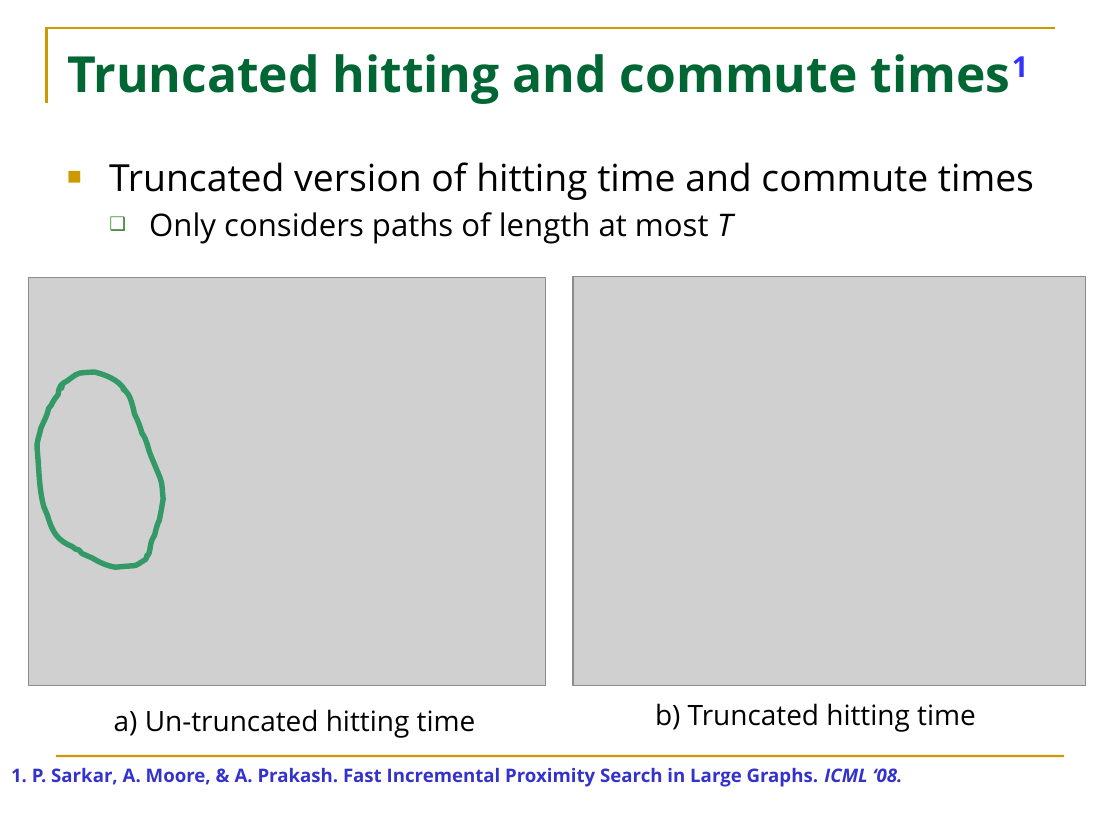
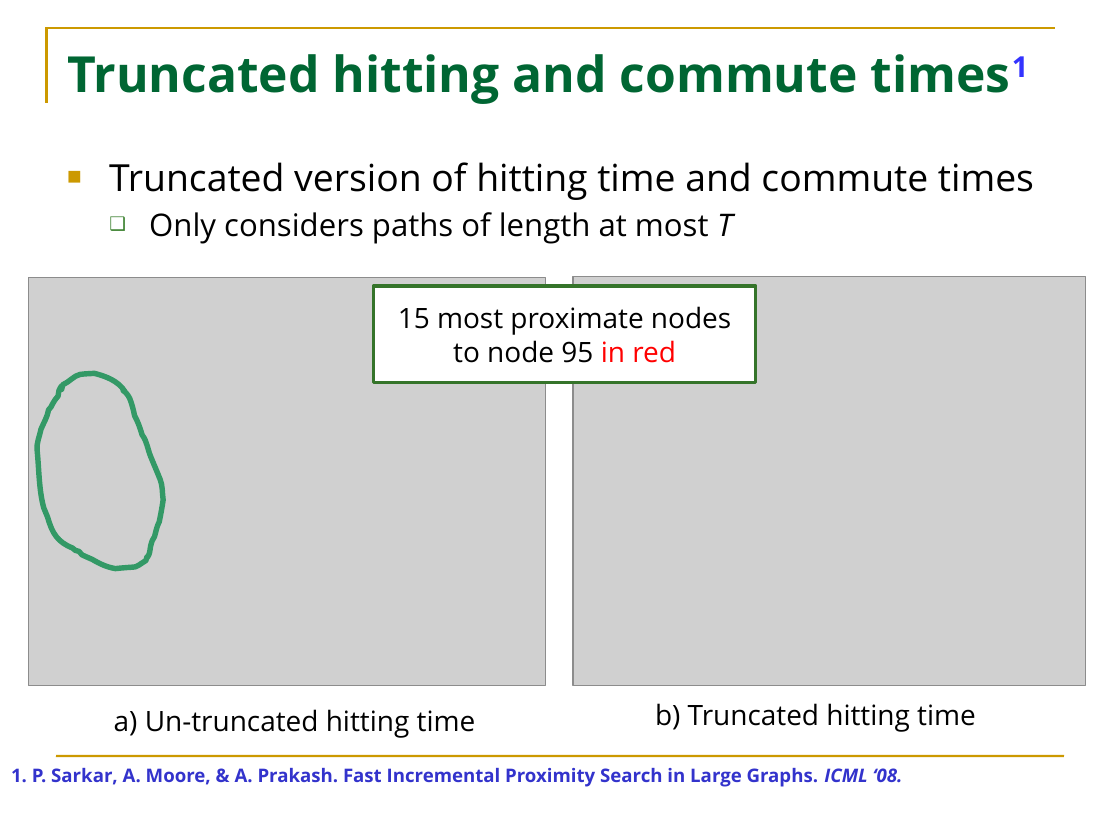
Before and after one commit to HuanSGT/rw-dir-prox, a slide deck: slide 7 of Random Walk based Proximity Measures in Directed Graphs.pptx. Drawn at 1120x840 pixels with LibreOffice and Linux fonts; fonts in the diff are those of the drawing; grey boxes stand for pictures. Boxes give left, top, right and bottom in pixels: in the first picture for what was removed or moved away, otherwise in the second. Text is boxed around its words. In the diff, an @@ line names an element or a change of style, - is before the commit and + after.

```diff
--- a/Random Walk based Proximity Measures in Directed Graphs.pptx
+++ b/Random Walk based Proximity Measures in Directed Graphs.pptx
@@ rectangle added at [373,286,756,382], fill #FFFFFF, outline #35742A 2 pt, 18 pt, text #000000 @@
+15 most proximate nodes to node 95 in red
@@ freeform shape at [36,373,162,569]: outline redrawn @@
```
Also in this commit, not shown: 1 other file.
